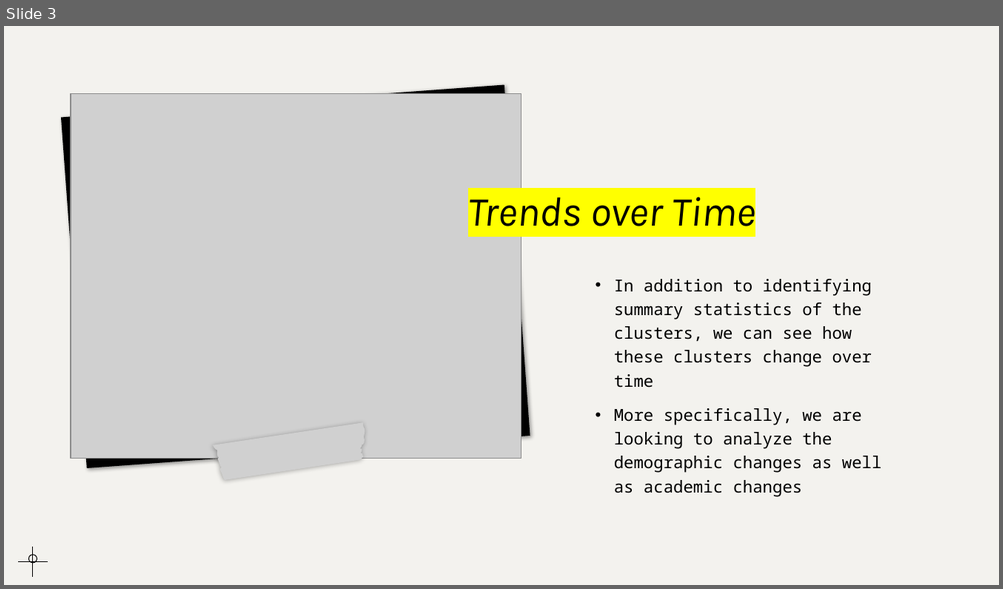
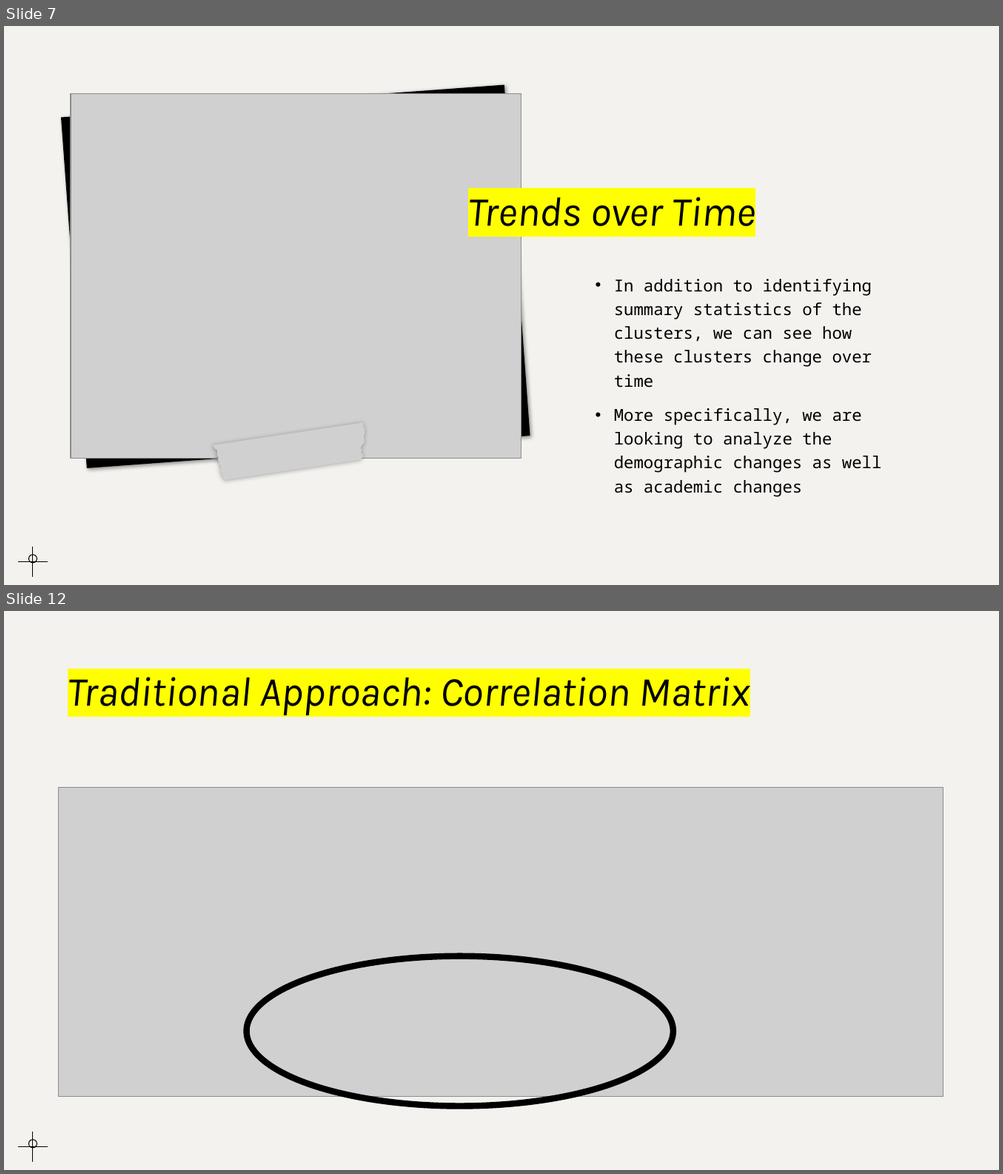
Before and after one commit to mkralis123/SoReMo, a slide deck: SoReMo.pptx. Shown one above the other, each under a label of ours: slide 3 before the commit, slides 7 and 12 after it; the slides between them are not shown. The pictures are 1003x589 and 1003x1174 pixels, drawn with LibreOffice and Linux fonts; fonts in the diff are those of the drawing; grey boxes stand for pictures. Boxes give left, top, right and bottom in pixels: in the first picture for what was removed or moved away, otherwise in the second. Text is boxed around its words. In the diff, an @@ line names an element or a change of style, - is before the commit and + after.

```diff
--- a/SoReMo.pptx
+++ b/SoReMo.pptx
@@ slide 12 added at [4, 611, 999, 1170], background #F3F2EE @@
@@ title added at [68, 677, 750, 715], 40 pt, text #000000, italic @@
+Traditional Approach: Correlation Matrix
@@ picture added at [59, 787, 942, 1096] @@
@@ ellipse added at [247, 957, 673, 1106], outline #000000 6 pt @@
@@ ellipse added at [28, 1140, 37, 1148], outline #000000 0.75 pt @@
@@ line added from (33, 1162) to (33, 1133), #000000 0.75 pt @@
@@ line added from (18, 1147) to (47, 1147), #000000 0.75 pt @@
@@ what was slide 3 is now slide 7 @@
```
Also in this commit, not shown: 2 slides changed, 8 other slides added, 1 slide removed, 24 other files.
